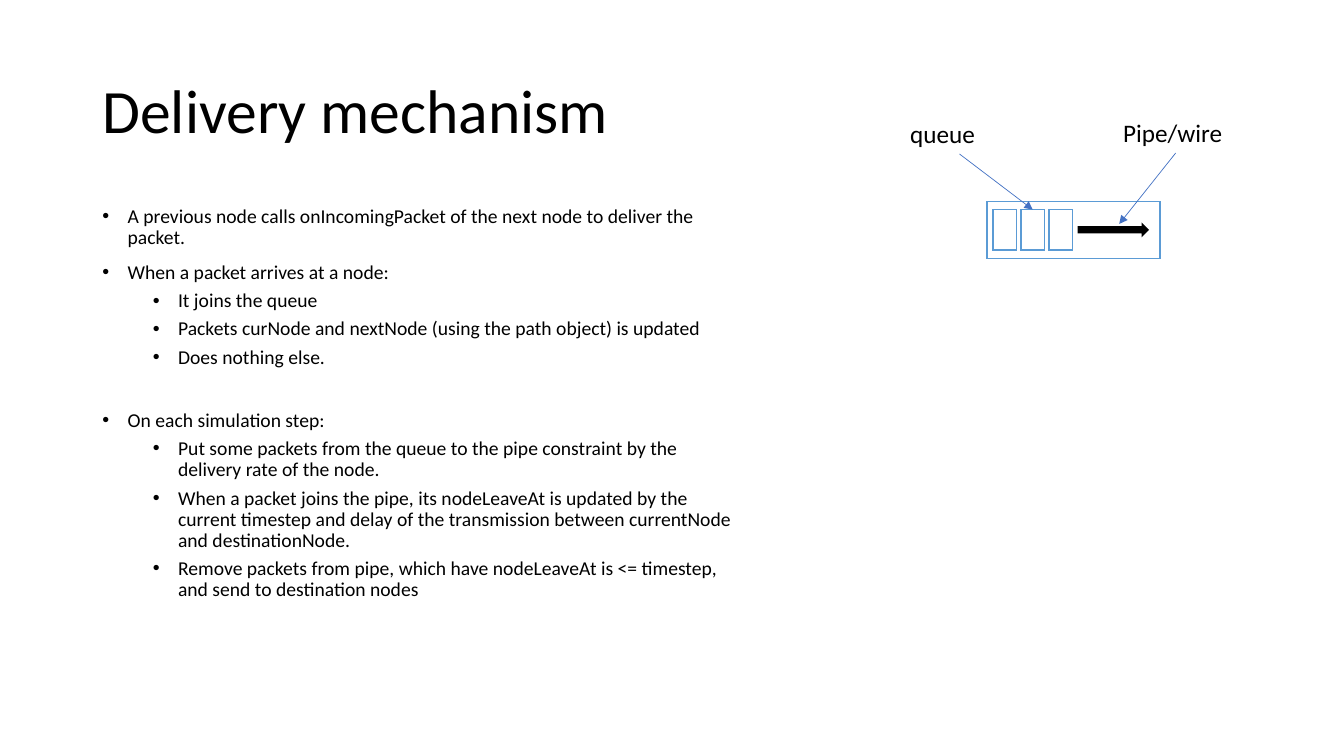
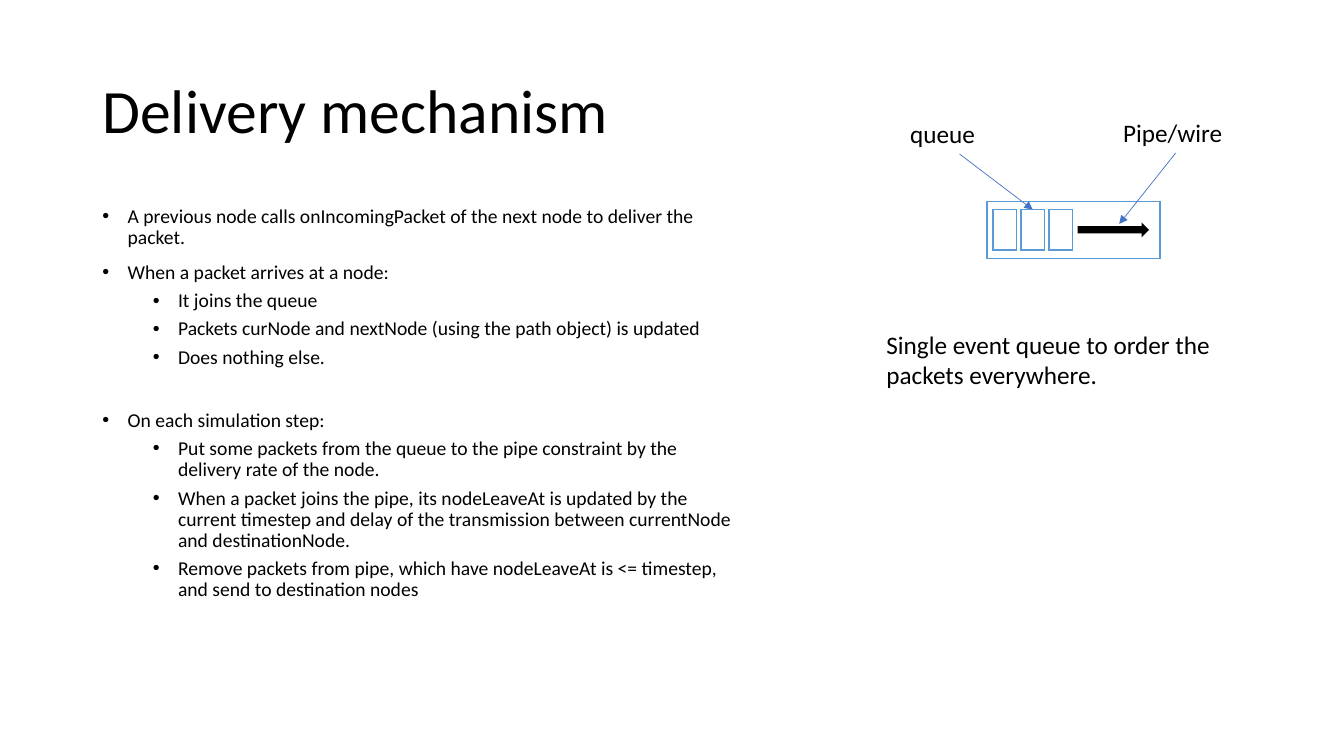
Before and after one commit to adhocmaster/pyns, a slide deck: slide 16 of doc/plan.pptx (slide 15 before the commit). Drawn at 1344x756 pixels with LibreOffice and Linux fonts; fonts in the diff are those of the drawing. Boxes give left, top, right and bottom in pixels: in the first picture for what was removed or moved away, otherwise in the second. Text is boxed around its words. In the diff, an @@ line names an element or a change of style, - is before the commit and + after.

Commit message:
Add event queue

```diff
--- a/doc/plan.pptx
+++ b/doc/plan.pptx
@@ text added at [886, 336, 1209, 388], 18 pt, text #000000 @@
+Single event queue to order the packets everywhere.
```
Also in this commit, not shown: 3 other slides changed, 2 slides added.
